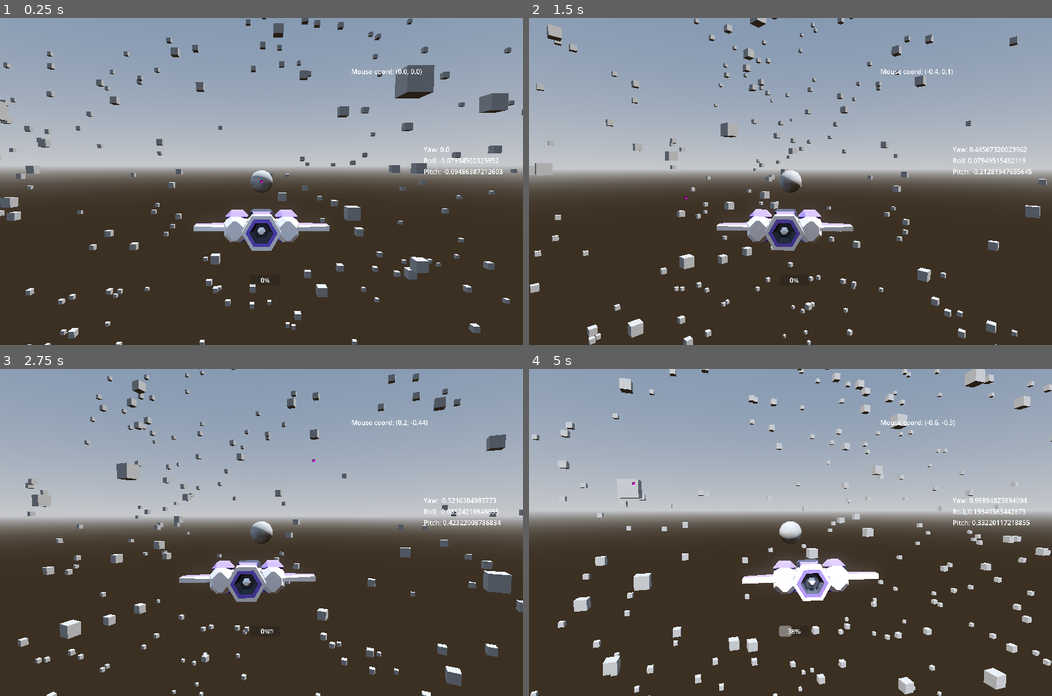
Above: before the commit, frames 1-4 (two rows, left to right).
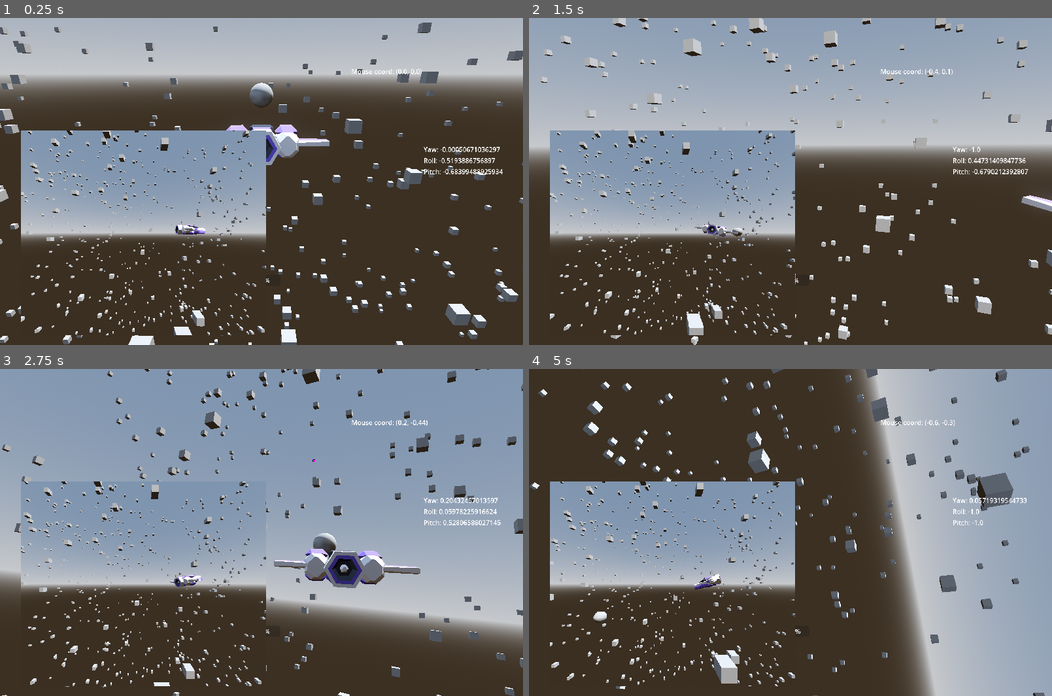
Above: after the commit, the same moments.

Repository: cgorto/space-ships
Game: Godot game, scene res://scenes/test_scene.tscn
The game is run twice, just before and just after one commit, with the same random seed, the same clock (stepped at 60 frames per second) and the same inputs.
Inputs (mouse positions are in pixels of both pictures, inside the frame that each line leads up to):
- Up to frame 1 (0.25 s): no input
- Up to frame 2 (1.5 s): move the mouse to (905, 165) at 0.52 s; hold D (move_right) 0.53-1.28 s; move the mouse to (685, 197) at 1.27 s; hold S (move_backward) from 1.28 s (still down)
- Up to frame 3 (2.75 s): move the mouse to (313, 460) at 2.02 s; release S (move_backward) at 2.03 s; hold D (move_right) from 2.03 s (still down)
- Up to frame 4 (5 s): move the mouse to (764, 597) at 2.77 s; release D (move_right) at 2.78 s; hold W (move_forward) 2.78-3.53 s; move the mouse to (947, 581) at 3.52 s; hold A (move_left) from 3.53 s (still down); move the mouse to (633, 483) at 4.27 s

The runs differ from the first frame. In frame 1, 63% of the frame differs, in the area x 0-100%, y 0-100%; in frame 2, 29%; in frame 3, 51%; in frame 4, 67%.

Commit message:
added quat math and 2nd viewport

Diff:
--- a/scenes/game_object/ship/ship_input.gd
+++ b/scenes/game_object/ship/ship_input.gd
@@ -59,17 +59,17 @@
 
 
 func turn_towards_point(to: Vector3, delta: float) -> void:
+	# ============= v SHOULD HAVE PARITY v =======================
 	var local_to: Vector3 = to_local(to).normalized()
 	#var local_to: Vector3 = global_transform.inverse() * (to - global_position)
 	debug_ray.target_position = local_to * 1000
 
-	var pitch_angle: float = atan2(-local_to.y, -local_to.z)
-	var yaw_angle: float = atan2(-local_to.x, -local_to.z)
-	pitch = clampf(pitch_pid.update(0, pitch_angle, delta), -1, 1)
-	yaw = -clampf(yaw_pid.update(0, yaw_angle, delta), -1,1)
+
+	pitch = clampf(pitch_pid.update(0, -local_to.y, delta), -1, 1)
+	yaw = -clampf(yaw_pid.update(0, local_to.x, delta), -1,1)
 	pitch_lab.text ="Pitch: " + str(pitch)
 	yaw_lab.text = "Yaw: " + str(yaw)
-
+	# ============= ^ SHOULD HAVE PARITY ^ =======================
 
 func update_throttle(delta: float) -> void:
 	var target: float = throttle
--- a/scenes/game_object/ship_camera/camera_rig.gd
+++ b/scenes/game_object/ship_camera/camera_rig.gd
@@ -5,12 +5,13 @@
 @export var fancy_cam: bool
 
 @export_category("Lookahead Values")
-@export var horizontal_turn_angle: float = deg_to_rad(90)
-@export var vertical_turn_up_angle: float = deg_to_rad(90)
-@export var vertical_turn_down_angle: float = deg_to_rad(60)
+@export var horizontal_turn_angle: float = deg_to_rad(15)
+@export var vertical_turn_up_angle: float = deg_to_rad(5)
+@export var vertical_turn_down_angle: float = deg_to_rad(15)
 
 @onready var camera: Node3D = $LookAheadRig/MainCamera/Camera3D
 @onready var look_ahead_rig: Node3D = $LookAheadRig
+@onready var debug_cam: Node3D = $CanvasLayer/SubViewportContainer/SubViewport/Cam
 
 var counter:float = 0
 
@@ -23,11 +24,10 @@
 		return
 
 	position = ship.position
-	#This basis is not orthogonal.
+	debug_cam.position = position
 
-	var target_rig_rotation: Basis = Basis.looking_at(-ship.transform.basis.z, transform.basis.y)
-	#camera.transform.basis = camera.transform.basis.slerp(target_rig_rotation, smooth_speed * delta).orthonormalized()
-	transform.basis = transform.basis.slerp(target_rig_rotation, smooth_speed * delta).orthonormalized()
+	var target_rig_rotation: Quaternion = Util.qt_look_at(ship.transform.basis.z, transform.basis.y)
+	quaternion = Util.qt_damp(quaternion,target_rig_rotation, smooth_speed, delta)
 
 	if fancy_cam:
 		look_ahead(delta)
@@ -36,36 +36,19 @@
 func look_ahead(delta:float) -> void:
 	var mouse_pos: Vector2 = get_viewport().get_mouse_position()
 	var screen_size: Vector2 = get_viewport().size
-
 	var mouse_screen: Vector2 = (mouse_pos - (screen_size * 0.5)) / (screen_size * 0.5)
 	mouse_screen = mouse_screen.clampf(-1,1)
 
 	var horizontal: float = horizontal_turn_angle * mouse_screen.x
-	var hor_dir: Vector3 = Vector3.BACK
+	var vertical: float = vertical_turn_down_angle * mouse_screen.y
+	if mouse_screen.y > 0.0:
+		vertical_turn_up_angle * mouse_screen.y
 
-	if mouse_screen.x < 0:
-		hor_dir = Vector3.FORWARD
+	var target_rotation: Quaternion = Quaternion.from_euler(Vector3(-vertical, - horizontal , 0))
+	look_ahead_rig.quaternion = Util.qt_damp(-look_ahead_rig.quaternion,target_rotation, smooth_speed, delta)
 
+	var lookahead_pos: Vector3 = ship.global_position+(ship.global_transform.basis.z * 100)
+	$LookAheadRig/MainCamera/Camera3D/RayCast3D.target_position = camera.to_local(lookahead_pos)
 
-	var vertical: float = vertical_turn_down_angle * mouse_screen.y if mouse_screen.y < 0.0 else vertical_turn_up_angle * mouse_screen.y
-	var ver_dir: Vector3 = Vector3.RIGHT
-
-	if mouse_screen.y < 0:
-		ver_dir = Vector3.LEFT
-	var target_rotation: Basis = look_ahead_rig.basis
-	target_rotation.rotated(ver_dir, vertical)
-	target_rotation.rotated(hor_dir, horizontal)
-	look_ahead_rig.basis = look_ahead_rig.basis.slerp(target_rotation, smooth_speed * delta)
-
-	var up: Vector3 = global_transform.basis.y
-
-	var lookahead_pos: Vector3 = ship.global_position-(ship.global_transform.basis.z * 100)
-	$LookAheadRig/MainCamera/Camera3D/RayCast3D.target_position = camera.to_local(lookahead_pos)
-	counter += delta
-	if counter > .5:
-		look_ahead_rig.basis = look_ahead_rig.basis.orthonormalized()
-		counter=0.0
-
-	#camera.look_at(lookahead_pos, camera.basis.y)
-	camera.look_at(lookahead_pos, look_ahead_rig.basis.y)
-	#camera.basis = camera.basis.looking_at(lookahead_pos, global_basis.y)
+	#camera.look_at(lookahead_pos, look_ahead_rig.basis.y)
+	camera.quaternion = Util.qt_look_at(lookahead_pos, look_ahead_rig.basis.y)
--- a/scenes/test_scene.tscn
+++ b/scenes/test_scene.tscn
@@ -35,6 +35,70 @@
 ship = NodePath("../Ship")
 fancy_cam = true
 
+[node name="RayCast3D" type="RayCast3D" parent="CameraRig/LookAheadRig/MainCamera" index="1"]
+target_position = Vector3(5, 0, 0)
+debug_shape_custom_color = Color(0.225711, 0.616674, 0.463903, 1)
+debug_shape_thickness = 5
+
+[node name="RayCast3D2" type="RayCast3D" parent="CameraRig/LookAheadRig/MainCamera" index="2"]
+target_position = Vector3(0, 5, 0)
+debug_shape_custom_color = Color(0.225711, 0.616674, 0.463903, 1)
+debug_shape_thickness = 5
+
+[node name="RayCast3D3" type="RayCast3D" parent="CameraRig/LookAheadRig/MainCamera" index="3"]
+target_position = Vector3(0, 0, 5)
+debug_shape_custom_color = Color(0.225711, 0.616674, 0.463903, 1)
+debug_shape_thickness = 5
+
+[node name="RayCast3D" type="RayCast3D" parent="CameraRig/LookAheadRig" index="1"]
+target_position = Vector3(5, 0, 0)
+debug_shape_custom_color = Color(0.407748, 0.509334, 0.865282, 1)
+debug_shape_thickness = 5
+
+[node name="RayCast3D2" type="RayCast3D" parent="CameraRig/LookAheadRig" index="2"]
+target_position = Vector3(0, 5, 0)
+debug_shape_custom_color = Color(0.407748, 0.509334, 0.865282, 1)
+debug_shape_thickness = 5
+
+[node name="RayCast3D3" type="RayCast3D" parent="CameraRig/LookAheadRig" index="3"]
+target_position = Vector3(0, 0, 5)
+debug_shape_custom_color = Color(0.407748, 0.509334, 0.865282, 1)
+debug_shape_thickness = 5
+
+[node name="CanvasLayer" type="CanvasLayer" parent="CameraRig"]
+
+[node name="SubViewportContainer" type="SubViewportContainer" parent="CameraRig/CanvasLayer"]
+offset_left = 52.0
+offset_top = 276.0
+offset_right = 652.0
+offset_bottom = 776.0
+
+[node name="SubViewport" type="SubViewport" parent="CameraRig/CanvasLayer/SubViewportContainer"]
+handle_input_locally = false
+size = Vector2i(600, 500)
+render_target_update_mode = 4
+
+[node name="Cam" type="Node3D" parent="CameraRig/CanvasLayer/SubViewportContainer/SubViewport"]
+
+[node name="Camera3D" type="Camera3D" parent="CameraRig/CanvasLayer/SubViewportContainer/SubViewport/Cam"]
+transform = Transform3D(-4.37114e-08, 0, 1, 0, 1, 0, -1, 0, -4.37114e-08, 28.1809, 0, 12.8714)
+fov = 98.1
+
+[node name="RayCast3D" type="RayCast3D" parent="CameraRig"]
+target_position = Vector3(5, 0, 0)
+debug_shape_custom_color = Color(1, 0, 0, 1)
+debug_shape_thickness = 5
+
+[node name="RayCast3D2" type="RayCast3D" parent="CameraRig"]
+target_position = Vector3(0, 5, 0)
+debug_shape_custom_color = Color(1, 0, 0, 1)
+debug_shape_thickness = 5
+
+[node name="RayCast3D3" type="RayCast3D" parent="CameraRig"]
+target_position = Vector3(0, 0, 5)
+debug_shape_custom_color = Color(1, 0, 0, 1)
+debug_shape_thickness = 5
+
 [node name="CSGMesh3D" parent="." instance=ExtResource("4_u7a81")]
 
 [editable path="CameraRig"]
--- /dev/null
+++ b/scripts/Util.gd
@@ -0,0 +1,65 @@
+extends Object
+class_name Util
+
+# Smoothly rotates from one Quat to another, frame-rate independent.
+static func qt_damp(from: Quaternion, to: Quaternion, speed: float, dt: float) -> Quaternion:
+	return from.slerp(to, 1.0 - exp(-speed * dt))
+
+# Smoothly moves from one Vector3 to another, frame-rate independent.
+static func move_vector3(from: Vector3, to: Vector3, speed: float, dt: float) -> Vector3:
+	return from.lerp(to, 1.0 - exp(-speed * dt))
+
+# Smoothly moves from one Vector2 to another, frame-rate independent.
+static func move_vector2(from: Vector2, to: Vector2, speed: float, dt: float) -> Vector2:
+	return from.lerp(to, 1.0 - exp(-speed * dt))
+
+# Smoothly moves from one float to another, frame-rate independent.
+static func move_float(from: float, to: float, speed: float, dt: float) -> float:
+	return lerp(from, to, 1.0 - exp(-speed * dt))
+
+static func qt_look_at(forward: Vector3, up: Vector3) -> Quaternion:
+	var f: Vector3 = forward.normalized()
+	var r: Vector3 = up.cross(forward)
+	var u: Vector3 = f.cross(r)
+	#Ensure orthonormalality
+	var m00: float = r.x
+	var m01: float = r.y
+	var m02: float = r.z
+	var m10: float = u.x
+	var m11: float = u.y
+	var m12: float = u.z
+	var m20: float = f.x
+	var m21: float = f.y
+	var m22: float = f.z
+
+	var q: Quaternion = Quaternion.IDENTITY
+	var trace: float = m00 + m11 + m22
+
+	if trace > 0:
+		var s: float = 0.5 / sqrt(trace + 1)
+		q.w = 0.25 / s
+		q.x = (m12 - m21) * s
+		q.y = (m20 - m02) * s
+		q.z = (m01 - m10) * s
+		return q
+	elif ((m00 >= m11) && (m00 >= m22)):
+		var s: float = 2 * sqrt(1 + m00 - m11 - m22)
+		q.x = 0.25 * s
+		q.y = (m01 + m10) / s
+		q.z = (m02 + m20) /s
+		q.w = (m12 - m21) / s
+		return q
+	elif (m11 > m22):
+		var s: float = 2* sqrt(1 + m11 - m00 - m22)
+		q.x = (m10 + m01) / s
+		q.y = 0.25 * s
+		q.z = (m21 + m12) / s
+		q.w = (m20 - m02) / s
+		return q
+	else:
+		var s: float = 2 * sqrt(1 + m22 - m00 - m11)
+		q.x = (m20 + m02) / s
+		q.y = (m21 + m12) / s
+		q.z = 0.25 * s
+		q.w = (m01 - m10) / s
+		return q
--- a/scripts/damp.gd
+++ /dev/null
@@ -1,18 +0,0 @@
-extends Object
-class_name Damp
-
-# Smoothly rotates from one Quat to another, frame-rate independent.
-static func rotate(from: Quaternion, to: Quaternion, speed: float, dt: float) -> Quaternion:
-	return from.slerp(to, 1.0 - exp(-speed * dt))
-
-# Smoothly moves from one Vector3 to another, frame-rate independent.
-static func move_vector3(from: Vector3, to: Vector3, speed: float, dt: float) -> Vector3:
-	return from.lerp(to, 1.0 - exp(-speed * dt))
-
-# Smoothly moves from one Vector2 to another, frame-rate independent.
-static func move_vector2(from: Vector2, to: Vector2, speed: float, dt: float) -> Vector2:
-	return from.lerp(to, 1.0 - exp(-speed * dt))
-
-# Smoothly moves from one float to another, frame-rate independent.
-static func move_float(from: float, to: float, speed: float, dt: float) -> float:
-	return lerp(from, to, 1.0 - exp(-speed * dt))
Not shown: 1 places in scenes/test_scene.tscn that only renumber resources
